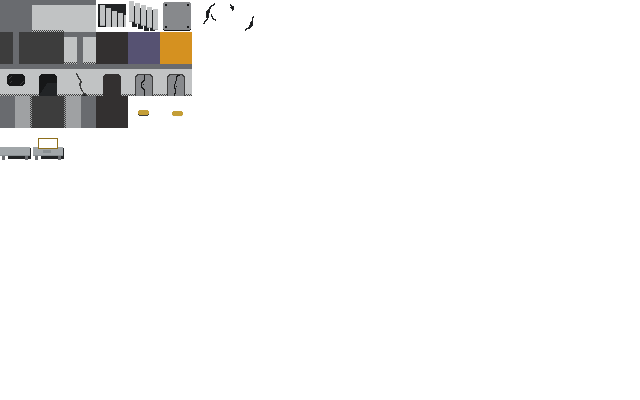
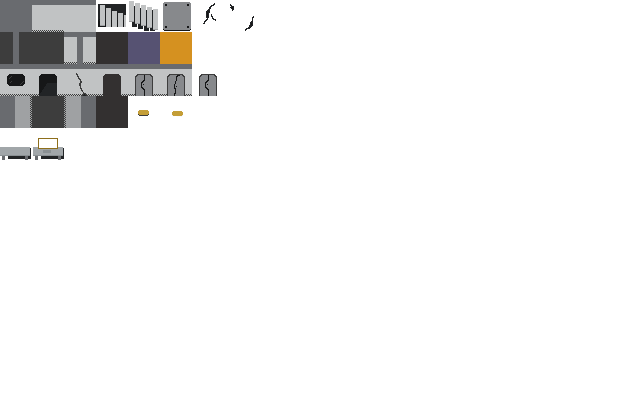
Before/after of a (640, 400) layered artwork. What changed in the layer stack:
painted on "Layer" over bbox(199, 74, 217, 96)
